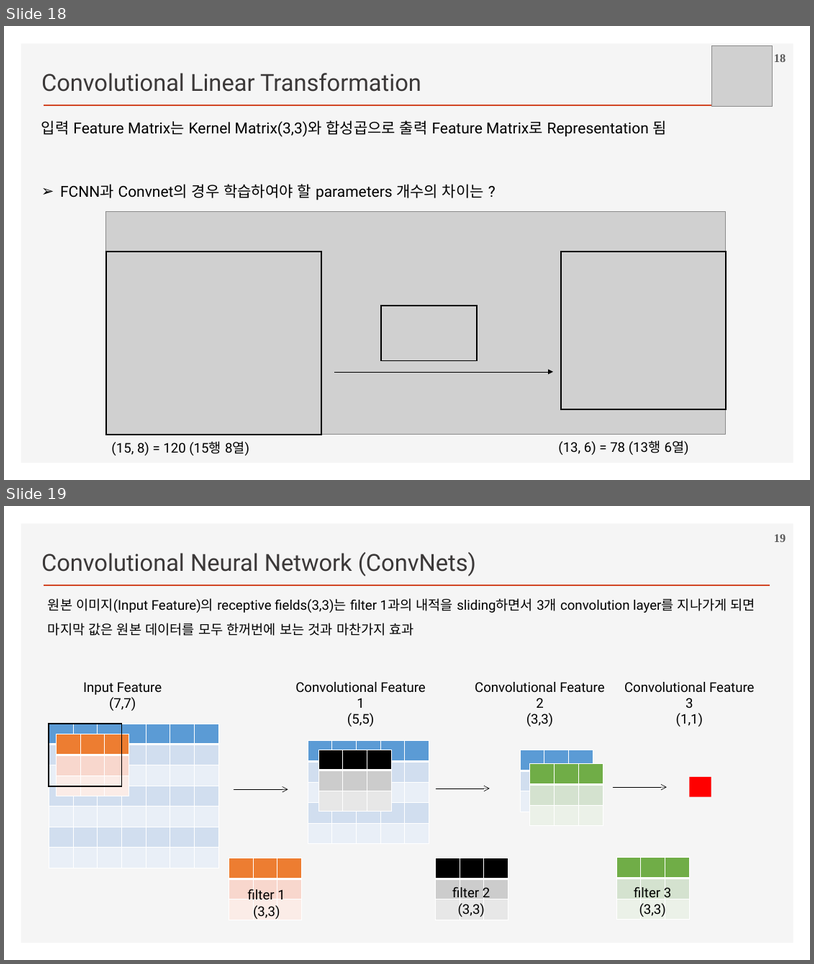
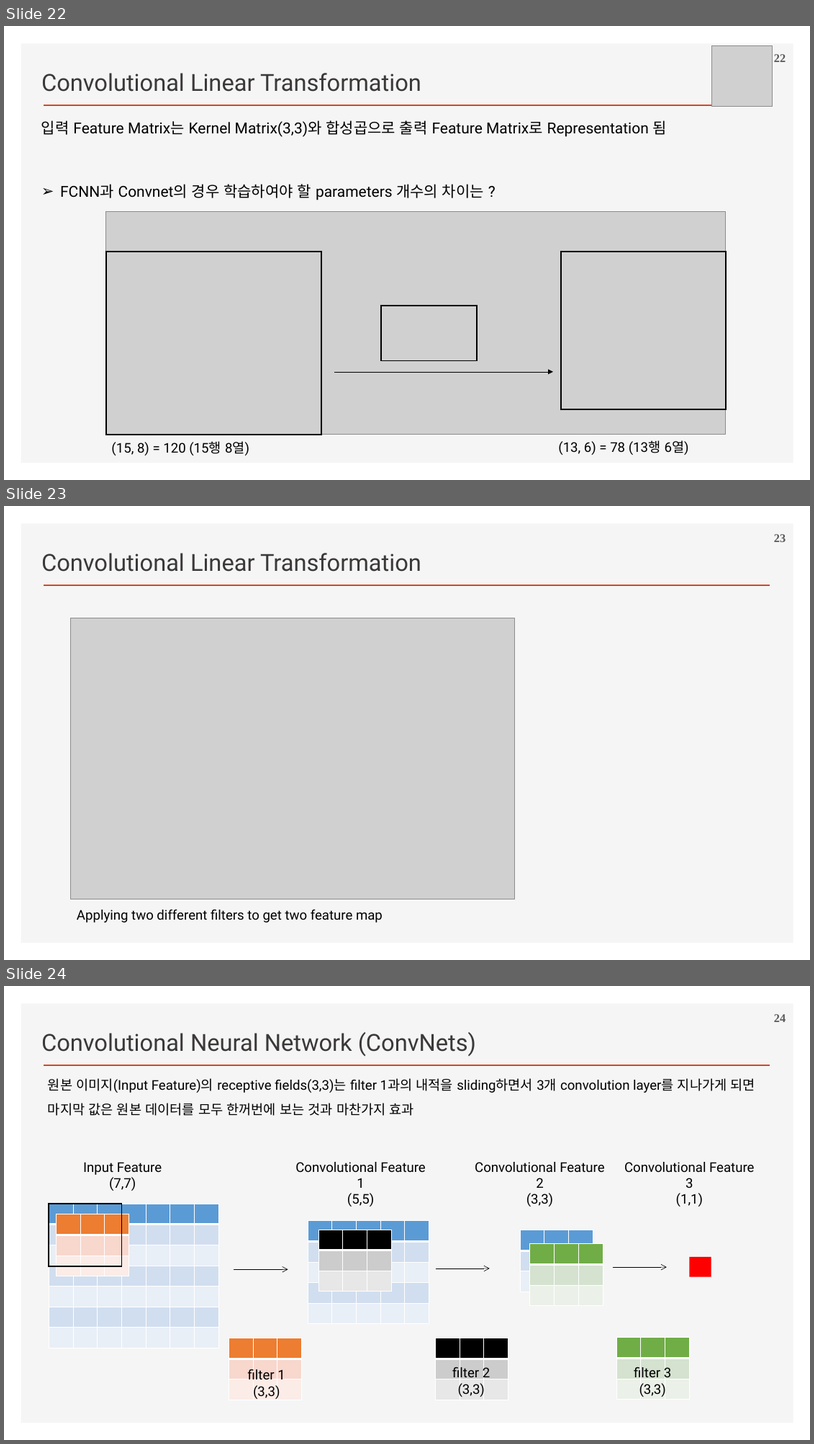
Before and after one commit to ancestor9/2026_Fall_Deep-Learning-with-Python, a slide deck: Chapter 08 Image Classification.pptx. Shown one above the other, each under a label of ours: slides 18 and 19 before the commit, slides 22, 23 and 24 after it. The pictures are 814x964 and 814x1444 pixels, drawn with LibreOffice and Linux fonts; fonts in the diff are those of the drawing; grey boxes stand for pictures; background and template pictures are left out. Boxes give left, top, right and bottom in pixels: in the first picture for what was removed or moved away, otherwise in the second. Text is boxed around its words. In the diff, an @@ line names an element or a change of style, - is before the commit and + after.

```diff
--- a/Chapter 08 Image Classification.pptx
+++ b/Chapter 08 Image Classification.pptx
@@ slide 23 added at (x1=4, y1=506, x2=810, y2=960), background #FFFFFF; not listed: 2 template elements that a slide beside it also shows @@
@@ page number added at (x1=774, y1=534, x2=786, y2=542), 14 pt, text #595959, bold @@
+23
@@ text added at (x1=41, y1=553, x2=422, y2=572), 28 pt, text #3B3838 @@
+Convolutional Linear Transformation
@@ picture added at (x1=70, y1=618, x2=514, y2=898) @@
@@ text added at (x1=77, y1=909, x2=383, y2=922), 16 pt, text #000000 @@
+Applying two different filters to get two feature map
@@ what was slide 18 is now slide 22 @@
@@ page number at (x1=774, y1=54, x2=786, y2=62): text changed @@
-18
+22
@@ what was slide 19 is now slide 24 @@
@@ page number at (x1=774, y1=1014, x2=786, y2=1022): text changed @@
-19
+24
```
Also in this commit, not shown: 3 slides changed, 7 other slides added.
